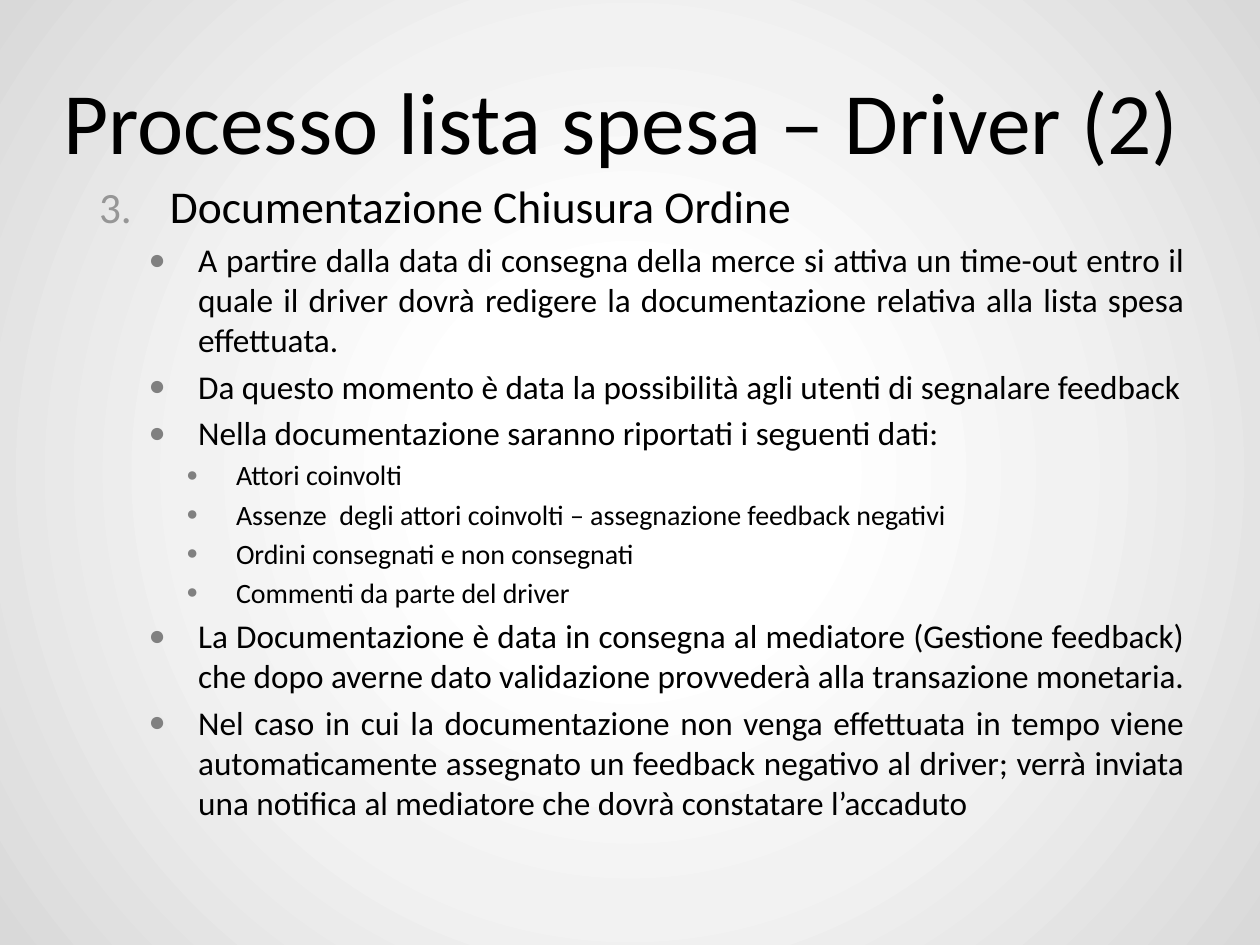
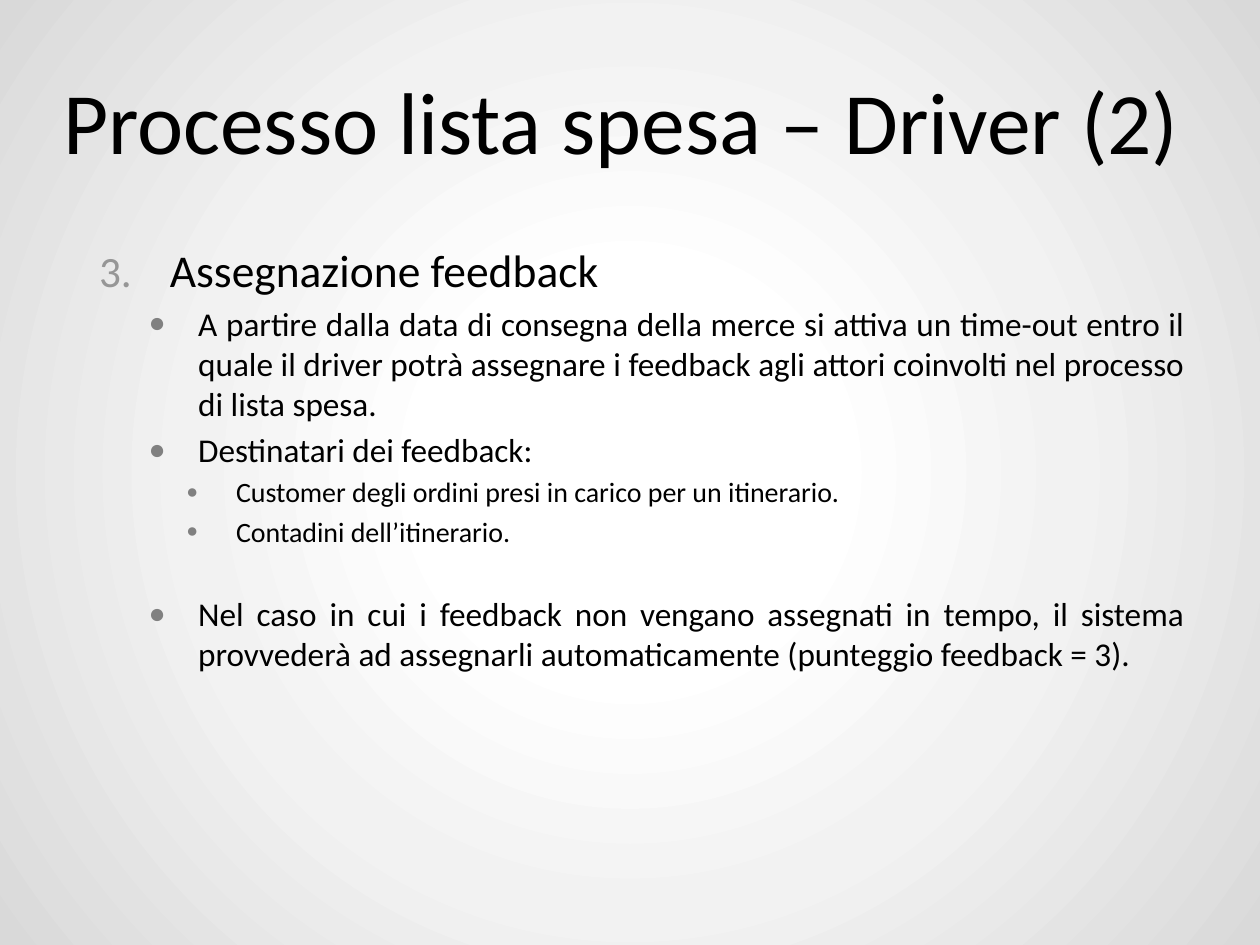
Before and after one commit to ZhangUranus/amicidelgas, a slide deck: slide 12 of SeamAmiciDelGas/risorse_gassose/presentazione_demo/SeamAmiciDelGas.pptx. Drawn at 1260x945 pixels with LibreOffice and Linux fonts; fonts in the diff are those of the drawing; background and template pictures are left out. Boxes give left, top, right and bottom in pixels: in the first picture for what was removed or moved away, otherwise in the second. Text is boxed around its words. In the diff, an @@ line names an element or a change of style, - is before the commit and + after.

```diff
--- a/SeamAmiciDelGas/risorse_gassose/presentazione_demo/SeamAmiciDelGas.pptx
+++ b/SeamAmiciDelGas/risorse_gassose/presentazione_demo/SeamAmiciDelGas.pptx
@@ text at box(170, 255, 1184, 672): text changed @@
-3. Documentazione Chiusura Ordine
-  ● A partire dalla data di consegna della merce si attiva un time-out entro il quale il driver dovrà redigere la documentazione relativa alla lista spesa effettuata.
-  ● Da questo momento è data la possibilità agli utenti di segnalare feedback
-  ● Nella documentazione saranno riportati i seguenti dati:
-    ● Attori coinvolti
-    ● Assenze degli attori coinvolti – assegnazione feedback negativi
-    ● Ordini consegnati e non consegnati
-    ● Commenti da parte del driver
-  ● La Documentazione è data in consegna al mediatore (Gestione feedback) che dopo averne dato validazione provvederà alla transazione monetaria.
-  ● Nel caso in cui la documentazione non venga effettuata in tempo viene automaticamente assegnato un feedback negativo al driver; verrà inviata una notifica al mediatore che dovrà constatare l’accaduto
+3. Assegnazione feedback
+  ● A partire dalla data di consegna della merce si attiva un time-out entro il quale il driver potrà assegnare i feedback agli attori coinvolti nel processo di lista spesa.
+  ● Destinatari dei feedback:
+    ● Customer degli ordini presi in carico per un itinerario.
+    ● Contadini dell’itinerario.
+  ● Nel caso in cui i feedback non vengano assegnati in tempo, il sistema provvederà ad assegnarli automaticamente (punteggio feedback = 3).
```
Also in this commit, not shown: 16 other slides changed, 31 slides added, 2 slides removed.
